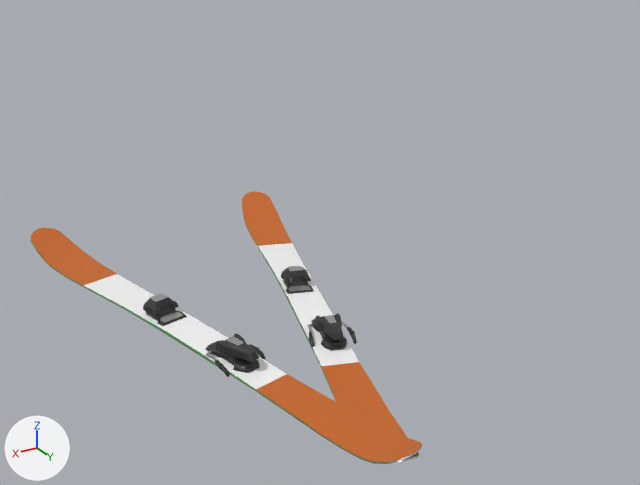
What one commit did to the FBX model content/models/sanya/wearables/sanya_ski.fbx.
Rendered twice from a 50 mm lens placed at (131.0, 256.0, 160.0), pointed at (-15.0, 12.0, 38.0). Arrows for +X, +Y and +Z are at lower left; the lights stay in place. The first picture is the older version. Where no turn or scale is listed for an object, it has been applied to the vertices.

The older version as bpy lines, for what is in view:
```python
me_mesh_001 = bpy.data.meshes.new('Mesh.001')
me_mesh_001.from_pydata(...)  # 590 vertices, 562 faces; spans x -30.0..30.0, y -109.0..109.0, z 0.0..9.0
# faces by material slot: [139, 311, 36, 36, 40]
me_mesh_001.materials.append(mat_metal)  # light grey #d5d5d5
me_mesh_001.materials.append(mat_bindings)  # black #2f2f2f
me_mesh_001.materials.append(mat_orange)  # orange #ca6821
me_mesh_001.materials.append(mat_white)  # white #fafafa
me_mesh_001.materials.append(mat_core)  # green #57a144
me_mesh_018 = bpy.data.meshes.new('Mesh.018')
me_mesh_018.from_pydata(...)  # 590 vertices, 562 faces; spans x -37.0..37.0, y -107.0..108.0, z 1.0..10.0
# faces by material slot: [139, 311, 36, 36, 40]
me_mesh_018.materials.append(mat_metal)  # light grey #d5d5d5
me_mesh_018.materials.append(mat_bindings)  # black #2f2f2f
me_mesh_018.materials.append(mat_orange)  # orange #ca6821
me_mesh_018.materials.append(mat_white)  # white #fafafa
me_mesh_018.materials.append(mat_core)  # green #57a144
ob_ski_l = bpy.data.objects.new('Ski_L', me_mesh_001)
ob_ski_l.location = (25.6, -16.4, -0.1)
ob_ski_r = bpy.data.objects.new('Ski_R', me_mesh_018)
ob_ski_r.location = (-25.8, -16.2, -3.4)
```
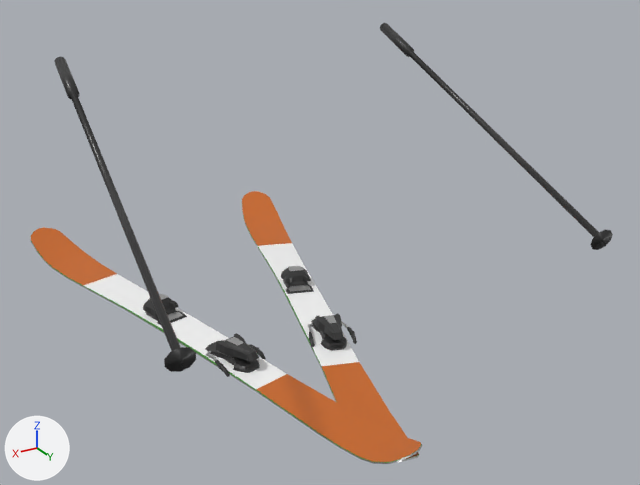
Changed parts and their boxes (x1, y1, x2, y2) in the pictures (640 x 485 px):
'ski_pole_L', added: after (55, 57, 196, 372)
'ski_pole_R', added: after (380, 23, 613, 250)

The change, as a diff of the scene's bpy script:
```diff
--- a/content/models/sanya/wearables/sanya_ski.fbx.py
+++ b/content/models/sanya/wearables/sanya_ski.fbx.py
@@ me_cylinder_010 @@
+me_cylinder_010.from_pydata(...)  # 71 vertices, 71 faces; spans x -9.9..10.9, y -12.0..117.7, z -36.5..5.0
+me_cylinder_010.materials.append(mat_bindings)  # black #2f2f2f
@@ ob_ski_pole_r @@
+ob_ski_pole_r = bpy.data.objects.new('ski_pole_R', me_cylinder_010)
+ob_ski_pole_r.location = (-53.8, -8.2, 99.6)
@@ ob_ski_pole_l @@
+ob_ski_pole_l = bpy.data.objects.new('ski_pole_L', me_cylinder_010.copy())
+ob_ski_pole_l.location = (67.5, -8.2, 99.6)
```
